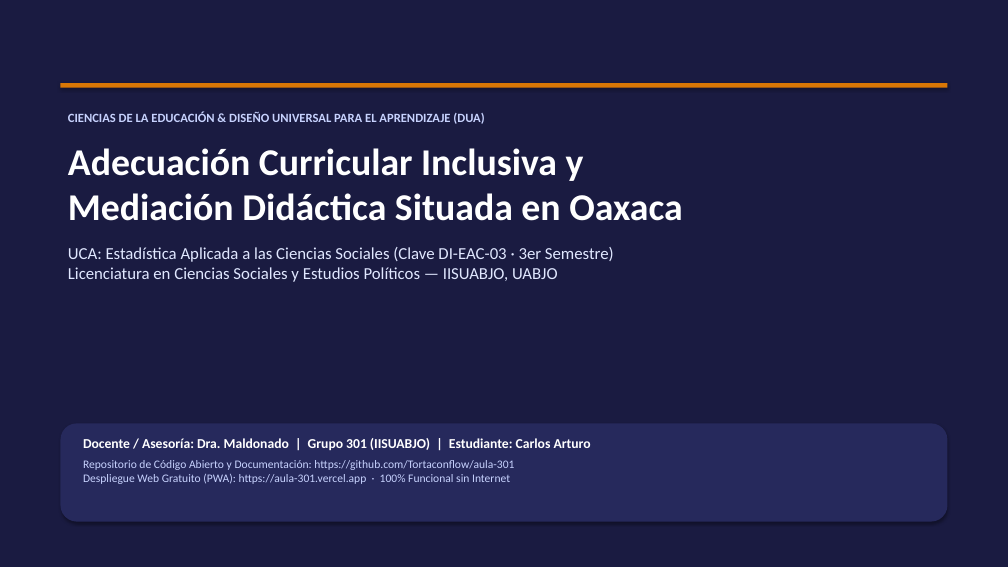
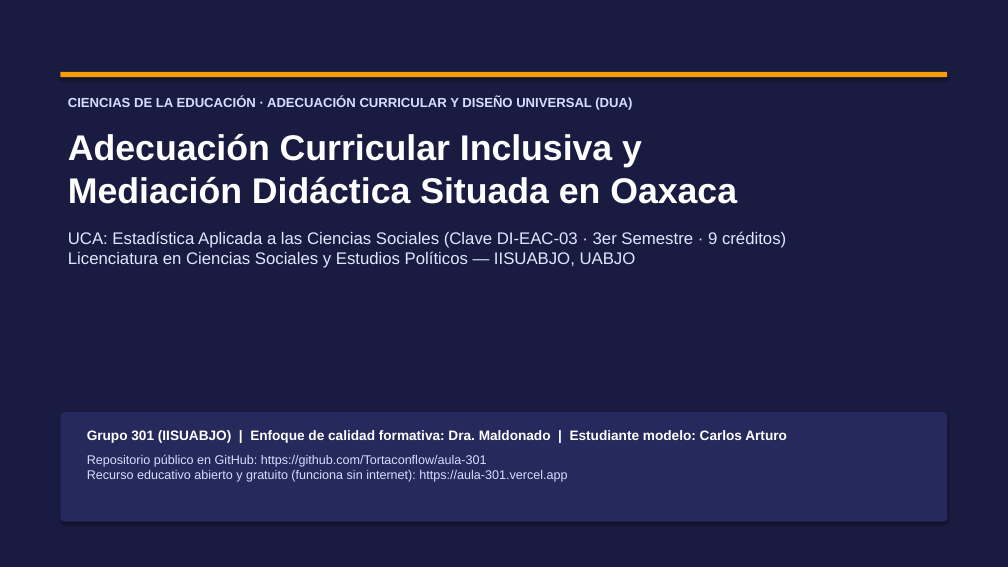
Before and after one commit to Tortaconflow/aula-301, a slide deck: slide 1 of docs/presentacion/Aula_301_Adecuacion_Curricular_Oaxaca.pptx. Drawn at 1008x567 pixels with LibreOffice and Linux fonts; fonts in the diff are those of the drawing. Boxes give left, top, right and bottom in pixels: in the first picture for what was removed or moved away, otherwise in the second. Text is boxed around its words. In the diff, an @@ line names an element or a change of style, - is before the commit and + after.

Commit message:
fix(goldfish-ola2): subsanar hallazgos de 5 auditores, enfoque en ciencias de la educacion, 3 minicasos activos y pptx/pdf actualizado

```diff
--- a/docs/presentacion/Aula_301_Adecuacion_Curricular_Oaxaca.pptx
+++ b/docs/presentacion/Aula_301_Adecuacion_Curricular_Oaxaca.pptx
@@ rectangle: place and size @@
-rectangle at box(60, 83, 948, 88)
+rectangle at box(60, 72, 948, 77)
@@ rectangle at box(60, 72, 948, 77): fill #D97706 to #F59E0B @@
@@ text "CIENCIAS DE LA EDUCACIÓN · ...": place and size @@
-text "CIENCIAS DE LA EDUCACIÓN · ..." at box(68, 111, 683, 282)
+text "CIENCIAS DE LA EDUCACIÓN · ..." at box(68, 97, 786, 268)
@@ text at box(68, 97, 632, 110): text changed; size 12 to 12.5 pt; font Calibri to Arial; text colour #C7D2FE to #D6DEFF @@
-CIENCIAS DE LA EDUCACIÓN & DISEÑO UNIVERSAL PARA EL APRENDIZAJE (DUA)
+CIENCIAS DE LA EDUCACIÓN · ADECUACIÓN CURRICULAR Y DISEÑO UNIVERSAL (DUA)
@@ text at box(68, 134, 737, 204): size 36 to 34 pt, font Calibri to Arial in "Adecuación Curricular Inclusiva y Mediación Didáctica Situad ..."; more space between paragraphs @@
@@ text at box(68, 231, 786, 268): text changed; font Calibri to Arial @@
-UCA: Estadística Aplicada a las Ciencias Sociales (Clave DI-EAC-03 · 3er Semestre)
-Licenciatura en Ciencias Sociales y Estudios Políticos — IISUABJO, UABJO
+UCA: Estadística Aplicada a las Ciencias Sociales (Clave DI-EAC-03 · 3er Semestre · 9 créditos)
+Licenciatura en Ciencias Sociales y Estudios Políticos — IISUABJO, UABJO
@@ rounded rectangle: place and size @@
-rounded rectangle at box(60, 423, 948, 522)
+rounded rectangle at box(60, 412, 948, 522)
@@ rounded rectangle at box(60, 412, 948, 522): proportions changed @@
@@ text at box(87, 430, 787, 482): text changed; size 11 to 12 pt; font Calibri to Arial; text colour #C7D2FE to #D6DEFF @@
-Docente / Asesoría: Dra. Maldonado | Grupo 301 (IISUABJO) | Estudiante: Carlos Arturo
-Repositorio de Código Abierto y Documentación: https://github.com/Tortaconflow/aula-301
-Despliegue Web Gratuito (PWA): https://aula-301.vercel.app · 100% Funcional sin Internet
+Grupo 301 (IISUABJO) | Enfoque de calidad formativa: Dra. Maldonado | Estudiante modelo: Carlos Arturo
+Repositorio público en GitHub: https://github.com/Tortaconflow/aula-301
+Recurso educativo abierto y gratuito (funciona sin internet): https://aula-301.vercel.app
```
Also in this commit, not shown: 3 other slides changed, 9 slides added, 9 slides removed, 24 other files.
